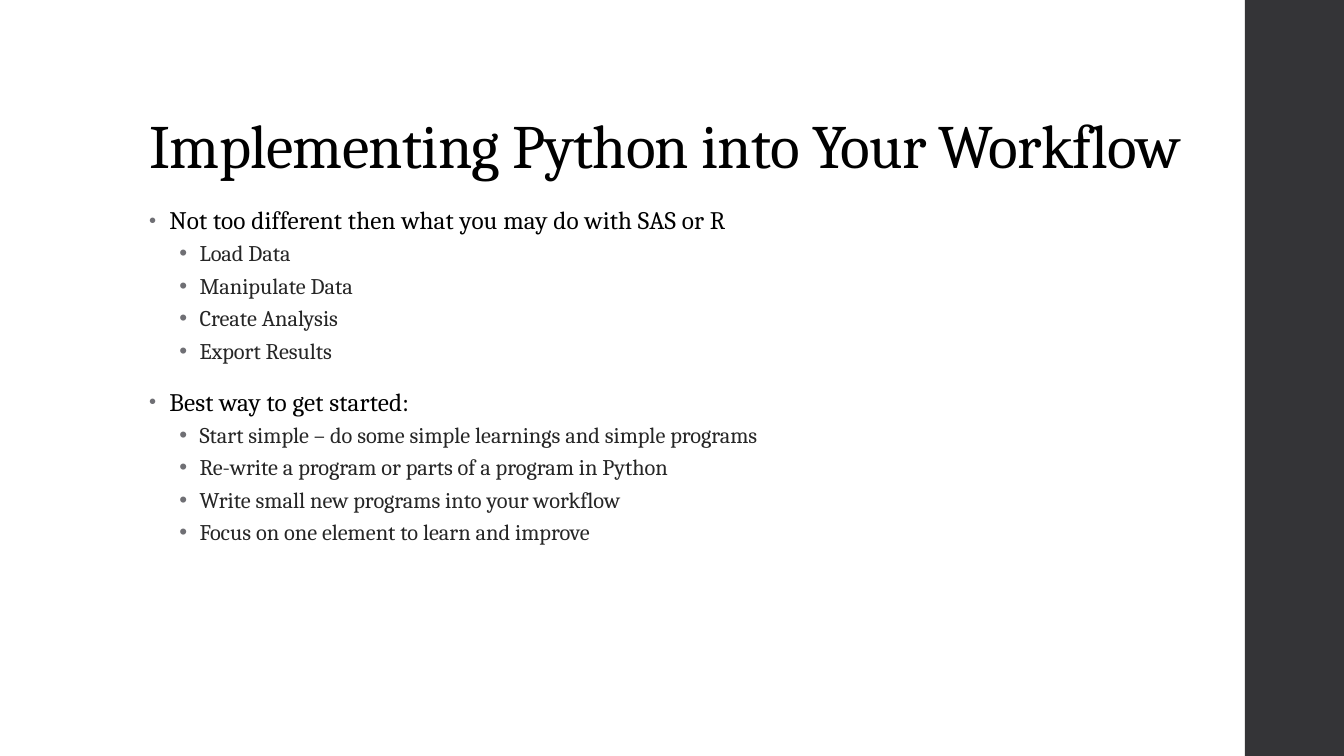
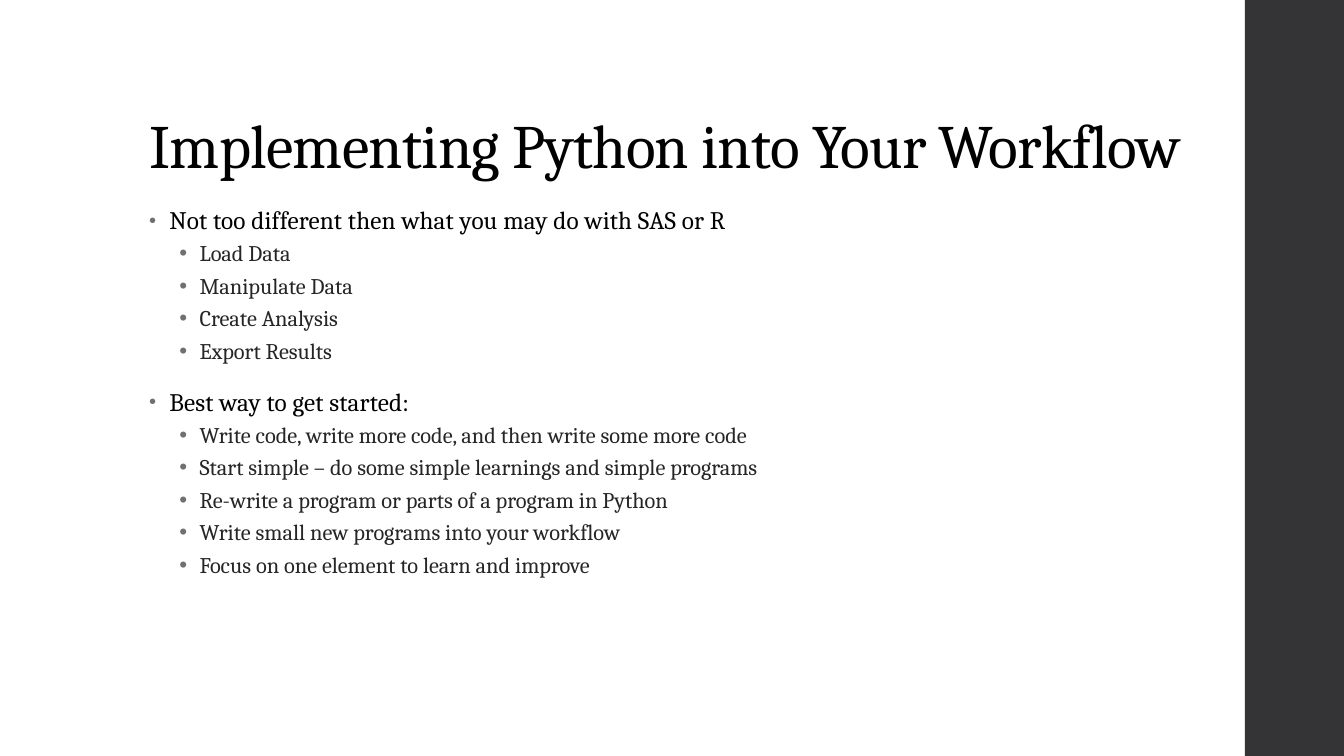
Before and after one commit to AdamKortis/cchmc_python_getting_started, a slide deck: slide 13 of Getting Started with Python for Data Analytics.pptx. Drawn at 1344x756 pixels with LibreOffice and Linux fonts; fonts in the diff are those of the drawing. Boxes give left, top, right and bottom in pixels: in the first picture for what was removed or moved away, otherwise in the second. Text is boxed around its words. In the diff, an @@ line names an element or a change of style, - is before the commit and + after.

```diff
--- a/Getting Started with Python for Data Analytics.pptx
+++ b/Getting Started with Python for Data Analytics.pptx
@@ text at (200,427,747,446): paragraph added @@
+  • Write code, write more code, and then write some more code
```
Also in this commit, not shown: 6 other slides changed.
